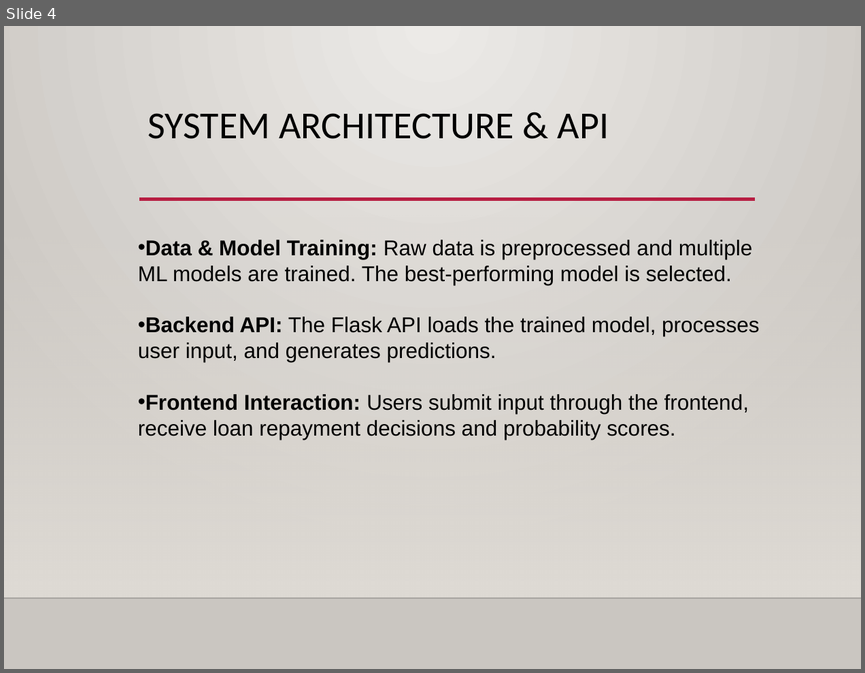
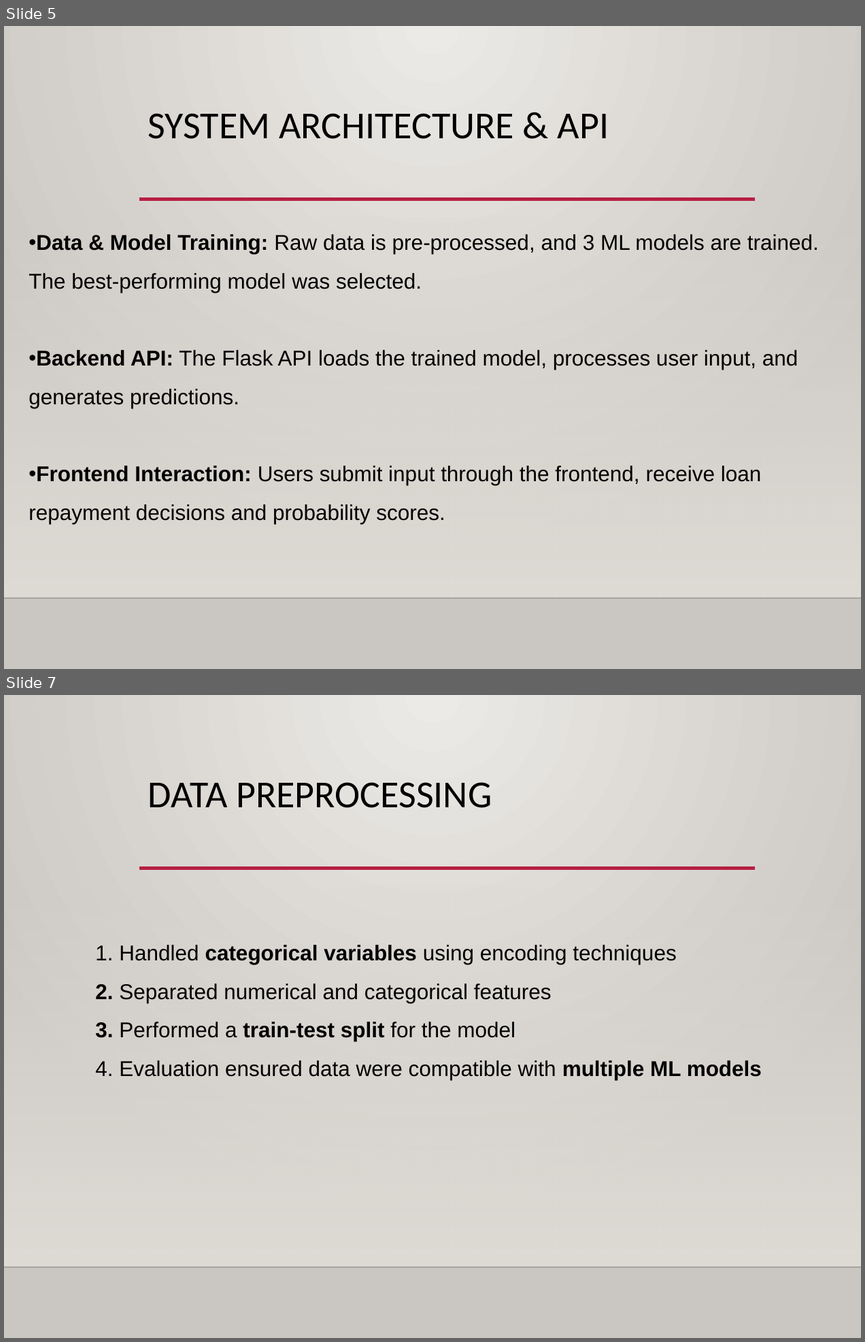
Before and after one commit to group6ai2026/LoanPayBackPrediction, a slide deck: PPT/Group6PPT.pptx. Shown one above the other, each under a label of ours: slide 4 before the commit, slides 5 and 7 after it; the slides between them are not shown. The pictures are 865x673 and 865x1342 pixels, drawn with LibreOffice and Linux fonts; fonts in the diff are those of the drawing; background and template pictures are left out. Boxes give left, top, right and bottom in pixels: in the first picture for what was removed or moved away, otherwise in the second. Text is boxed around its words. In the diff, an @@ line names an element or a change of style, - is before the commit and + after.

```diff
--- a/PPT/Group6PPT.pptx
+++ b/PPT/Group6PPT.pptx
@@ slide 7 added at (4, 695, 861, 1338), background gradient #ECEAE7 to #CAC7C1; not listed: 3 template elements that a slide beside it also shows @@
@@ title added at (148, 782, 492, 808), 32 pt, text #000000 @@
+DATA PREPROCESSING
@@ text added at (95, 945, 762, 1080), 18 pt, text #000000 @@
+1. Handled categorical variables using encoding techniques
+2. Separated numerical and categorical features
+3. Performed a train-test split for the model
+4. Evaluation ensured data were compatible with multiple ML models
@@ what was slide 4 is now slide 5 @@
@@ slide 5 changed as well @@
@@ text "Data & Model Training: Raw ...": place and size @@
-text "Data & Model Training: Raw ..." at (138, 240, 759, 439)
+text "Data & Model Training: Raw ..." at (28, 234, 819, 524)
@@ text at (28, 234, 819, 293): text changed @@
-• Data & Model Training: Raw data is preprocessed and multiple ML models are trained. The best-performing model is selected.
+• Data & Model Training: Raw data is pre-processed, and 3 ML models are trained. The best-performing model was selected.
@@ text at (28, 350, 798, 524): line spacing 1 to 1.5 @@
```
Also in this commit, not shown: 5 other slides changed, 6 other slides added, 2 other files.
